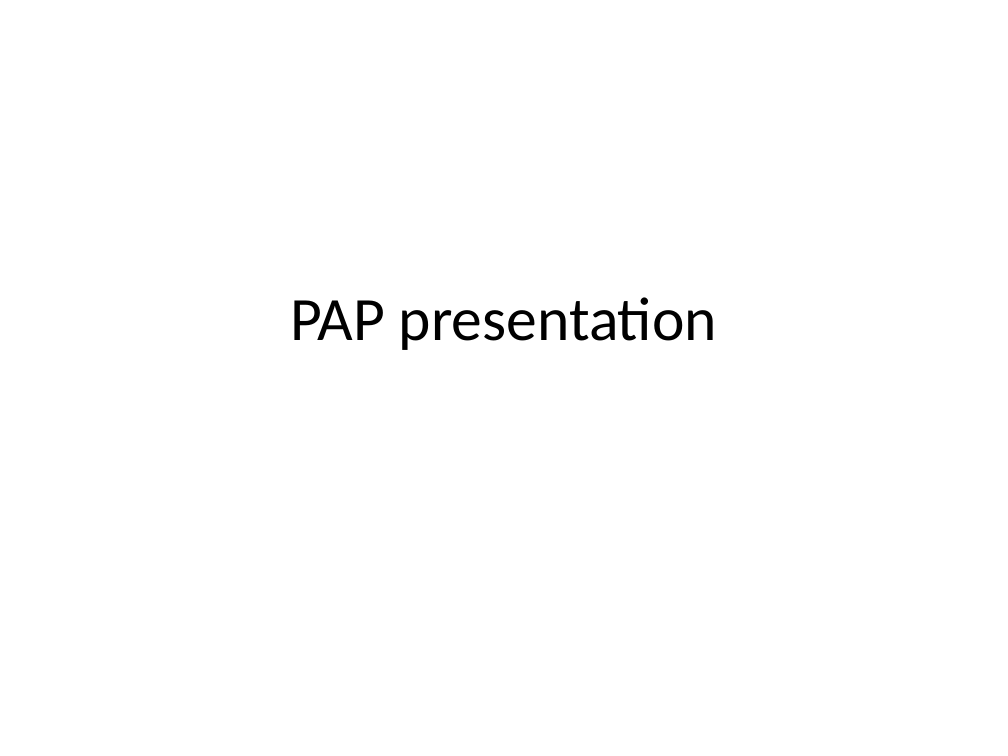
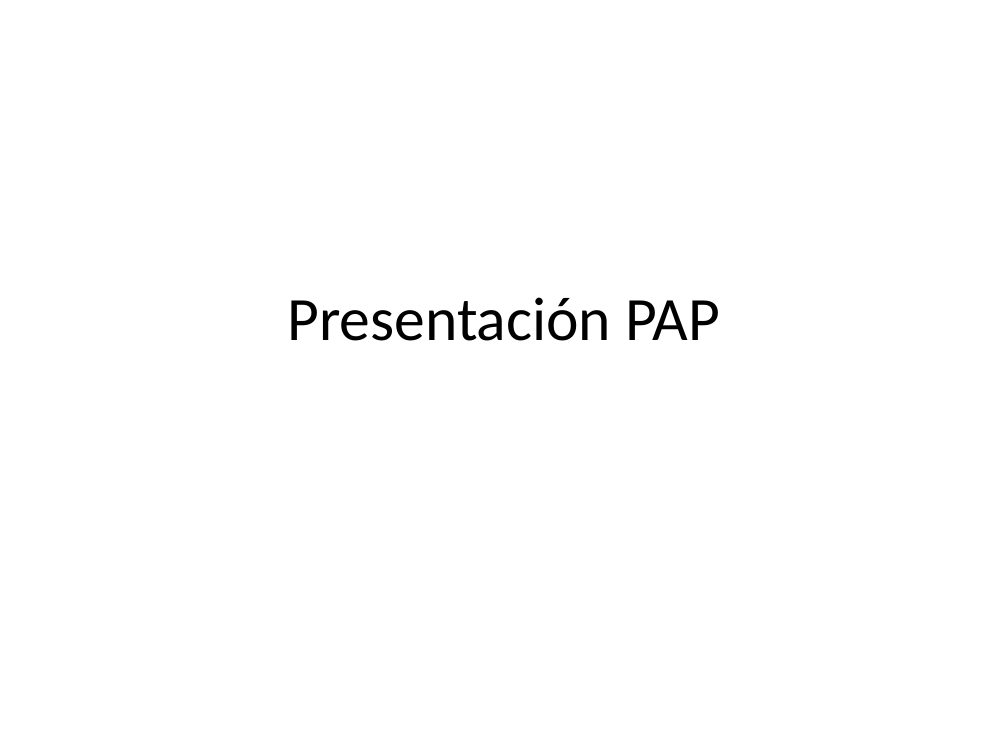
Before and after one commit to ITESO-PAP4J09-Ciencia-de-datos/COVID19, a slide deck: slide 1 of INDICADORES_MACROECONOMICOS/José/Presentación.pptx. Drawn at 1008x756 pixels with LibreOffice and Linux fonts; fonts in the diff are those of the drawing. Boxes give left, top, right and bottom in pixels: in the first picture for what was removed or moved away, otherwise in the second. Text is boxed around its words. In the diff, an @@ line names an element or a change of style, - is before the commit and + after.

Commit message:
Presentation files 17/04/2021

```diff
--- a/INDICADORES_MACROECONOMICOS/José/Presentación.pptx
+++ b/INDICADORES_MACROECONOMICOS/José/Presentación.pptx
@@ title at box(287, 297, 720, 341): text changed @@
-PAP presentation
+Presentación PAP
```
Also in this commit, not shown: 2 slides removed, 37 other files.
